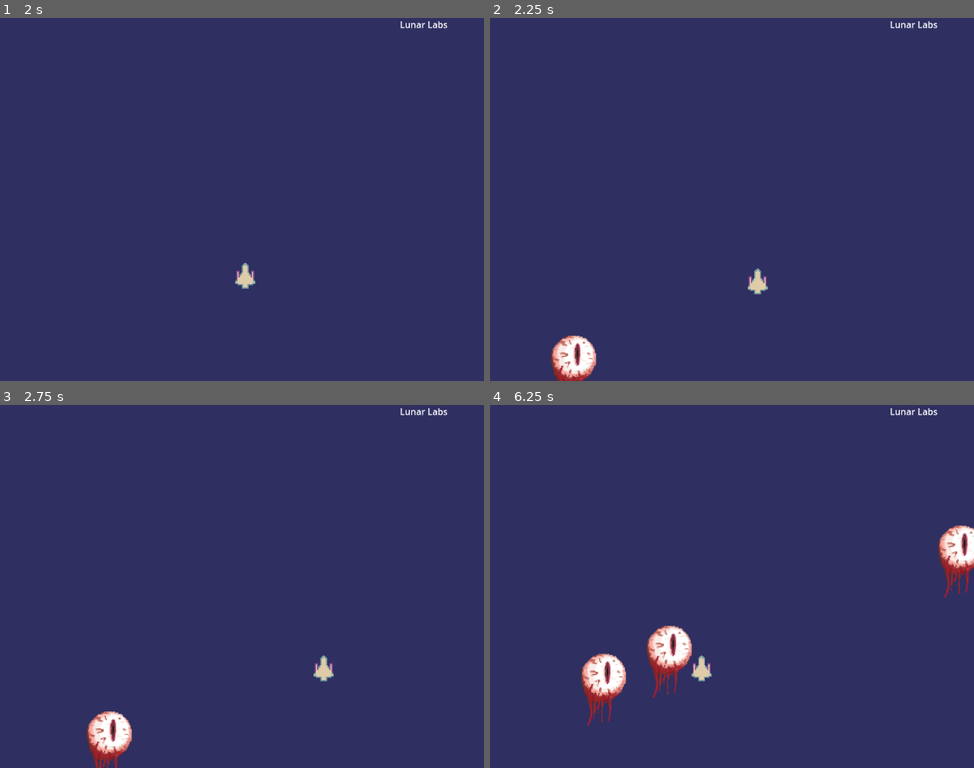
Above: before the commit, frames 1-4 (two rows, left to right).
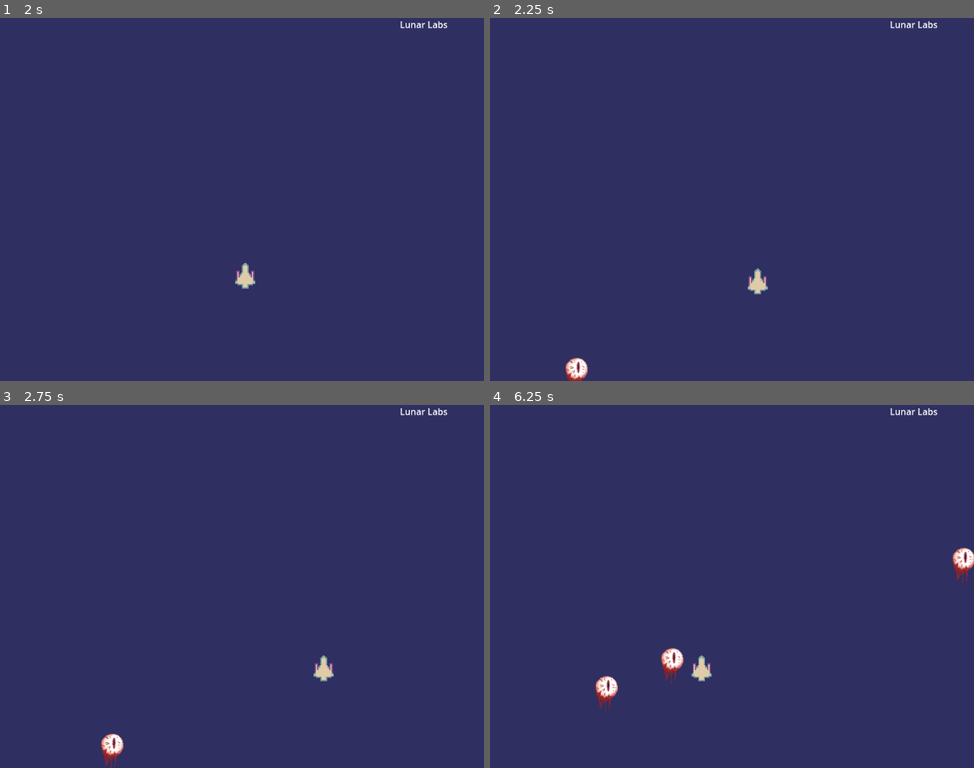
Above: after the commit, the same moments.

Repository: chii-vu/Grimlite
Game: Godot game, scene res://GameplayScene.tscn
Two runs of this game, one before a commit and one after it. Both use one fixed random seed, a clock stepped at 60 frames per second and the inputs below.
Inputs:
- Up to frame 1 (2 s): tap Enter at 0.5 s; hold Right (ui_right) 0.53-1.28 s; hold Down (ui_down) from 1.28 s (still down)
- Up to frame 2 (2.25 s): release Down (ui_down) at 2.03 s; hold Right (ui_right) from 2.03 s (still down)
- Up to frame 3 (2.75 s): keep holding Right (ui_right)
- Up to frame 4 (6.25 s): release Right (ui_right) at 2.78 s; hold Up (ui_up) 2.78-3.53 s; hold Left (ui_left) 3.53-5.03 s; hold Down (ui_down) 5.03-5.78 s; hold Right (ui_right) from 5.78 s (still down)

Frame 1 is identical in both runs. In frame 2, 0.9% of the frame differs, in the area x 12-23%, y 87-100%; in frame 3, 1.0%; in frame 4, 3.0%, in the area x 18-100%, y 33-89%.

Commit message:
adding animation tracks to eyeball enemy

Diff:
--- a/mvc/model/enemy/Eyeball.tscn
+++ b/mvc/model/enemy/Eyeball.tscn
@@ -1,11 +1,104 @@
-[gd_scene load_steps=5 format=3 uid="uid://bf87butm262kw"]
+[gd_scene load_steps=11 format=3 uid="uid://bf87butm262kw"]
 
 [ext_resource type="Script" path="res://mvc/model/enemy/Eyeball.gd" id="1_23g8y"]
 [ext_resource type="Script" path="res://mvc/views/enemy/EyeballView.gd" id="2_rptv8"]
-[ext_resource type="Texture2D" uid="uid://bpaxlph7sgwo6" path="res://assets/eye_sprite.png" id="3_pf721"]
+[ext_resource type="Texture2D" uid="uid://c6ki6g53g8ep1" path="res://assets/eye_sprite_prototype_sheet.png" id="3_ub404"]
 
-[sub_resource type="RectangleShape2D" id="RectangleShape2D_o5ywl"]
-size = Vector2(81.5354, 124.306)
+[sub_resource type="CapsuleShape2D" id="CapsuleShape2D_ara7t"]
+radius = 21.4999
+height = 80.0107
+
+[sub_resource type="Animation" id="Animation_sv8i4"]
+resource_name = "move_left"
+loop_mode = 1
+step = 0.0
+tracks/0/type = "value"
+tracks/0/imported = false
+tracks/0/enabled = true
+tracks/0/path = NodePath(".:frame")
+tracks/0/interp = 1
+tracks/0/loop_wrap = true
+tracks/0/keys = {
+"times": PackedFloat32Array(0, 0.231779, 0.25, 0.478099, 0.5, 0.731779, 0.75, 1),
+"transitions": PackedFloat32Array(1, 1, 1, 1, 1, 1, 1, 1),
+"update": 1,
+"values": [0, 0, 1, 1, 2, 2, 3, 3]
+}
+
+[sub_resource type="Animation" id="Animation_cbdjs"]
+length = 0.001
+tracks/0/type = "value"
+tracks/0/imported = false
+tracks/0/enabled = true
+tracks/0/path = NodePath(".:frame")
+tracks/0/interp = 1
+tracks/0/loop_wrap = true
+tracks/0/keys = {
+"times": PackedFloat32Array(0),
+"transitions": PackedFloat32Array(1),
+"update": 1,
+"values": [0]
+}
+
+[sub_resource type="Animation" id="Animation_5nfod"]
+resource_name = "move_right"
+loop_mode = 1
+step = 0.0
+tracks/0/type = "value"
+tracks/0/imported = false
+tracks/0/enabled = true
+tracks/0/path = NodePath(".:frame")
+tracks/0/interp = 1
+tracks/0/loop_wrap = true
+tracks/0/keys = {
+"times": PackedFloat32Array(0, 0.248188, 0.262618, 0.485627, 0.5, 0.734665, 0.75, 1),
+"transitions": PackedFloat32Array(1, 1, 1, 1, 1, 1, 1, 1),
+"update": 1,
+"values": [5, 5, 6, 6, 7, 7, 8, 8]
+}
+
+[sub_resource type="Animation" id="Animation_wlimf"]
+resource_name = "death_right"
+length = 0.1
+step = 0.0
+tracks/0/type = "value"
+tracks/0/imported = false
+tracks/0/enabled = true
+tracks/0/path = NodePath(".:frame")
+tracks/0/interp = 1
+tracks/0/loop_wrap = true
+tracks/0/keys = {
+"times": PackedFloat32Array(0, 0.1),
+"transitions": PackedFloat32Array(1, 1),
+"update": 1,
+"values": [4, 4]
+}
+
+[sub_resource type="Animation" id="Animation_b88u7"]
+resource_name = "death_left"
+length = 0.1
+step = 0.0
+tracks/0/type = "value"
+tracks/0/imported = false
+tracks/0/enabled = true
+tracks/0/path = NodePath(".:frame")
+tracks/0/interp = 1
+tracks/0/loop_wrap = true
+tracks/0/keys = {
+"times": PackedFloat32Array(0, 0.1),
+"transitions": PackedFloat32Array(1, 1),
+"update": 1,
+"values": [9, 9]
+}
+
+[sub_resource type="AnimationLibrary" id="AnimationLibrary_3kx26"]
+_data = {
+"RESET": SubResource("Animation_cbdjs"),
+"death_left": SubResource("Animation_b88u7"),
+"death_right": SubResource("Animation_wlimf"),
+"move_left": SubResource("Animation_sv8i4"),
+"move_right": SubResource("Animation_5nfod")
+}
 
 [node name="Eyeball" type="Area2D"]
 collision_layer = 3
@@ -13,14 +106,21 @@
 script = ExtResource("1_23g8y")
 
 [node name="CollisionShape2D" type="CollisionShape2D" parent="."]
-position = Vector2(-6, -10)
+position = Vector2(-0.5, 9.53674e-07)
 rotation = -0.00374262
 scale = Vector2(1, 1)
-shape = SubResource("RectangleShape2D_o5ywl")
+shape = SubResource("CapsuleShape2D_ara7t")
 
 [node name="EyeballView" type="Node2D" parent="."]
 script = ExtResource("2_rptv8")
 
 [node name="Sprite2D" type="Sprite2D" parent="EyeballView"]
 position = Vector2(-1.12057e-05, -4.76837e-07)
-texture = ExtResource("3_pf721")
+texture = ExtResource("3_ub404")
+hframes = 5
+vframes = 2
+
+[node name="AnimationPlayer" type="AnimationPlayer" parent="EyeballView/Sprite2D"]
+libraries = {
+"": SubResource("AnimationLibrary_3kx26")
+}
